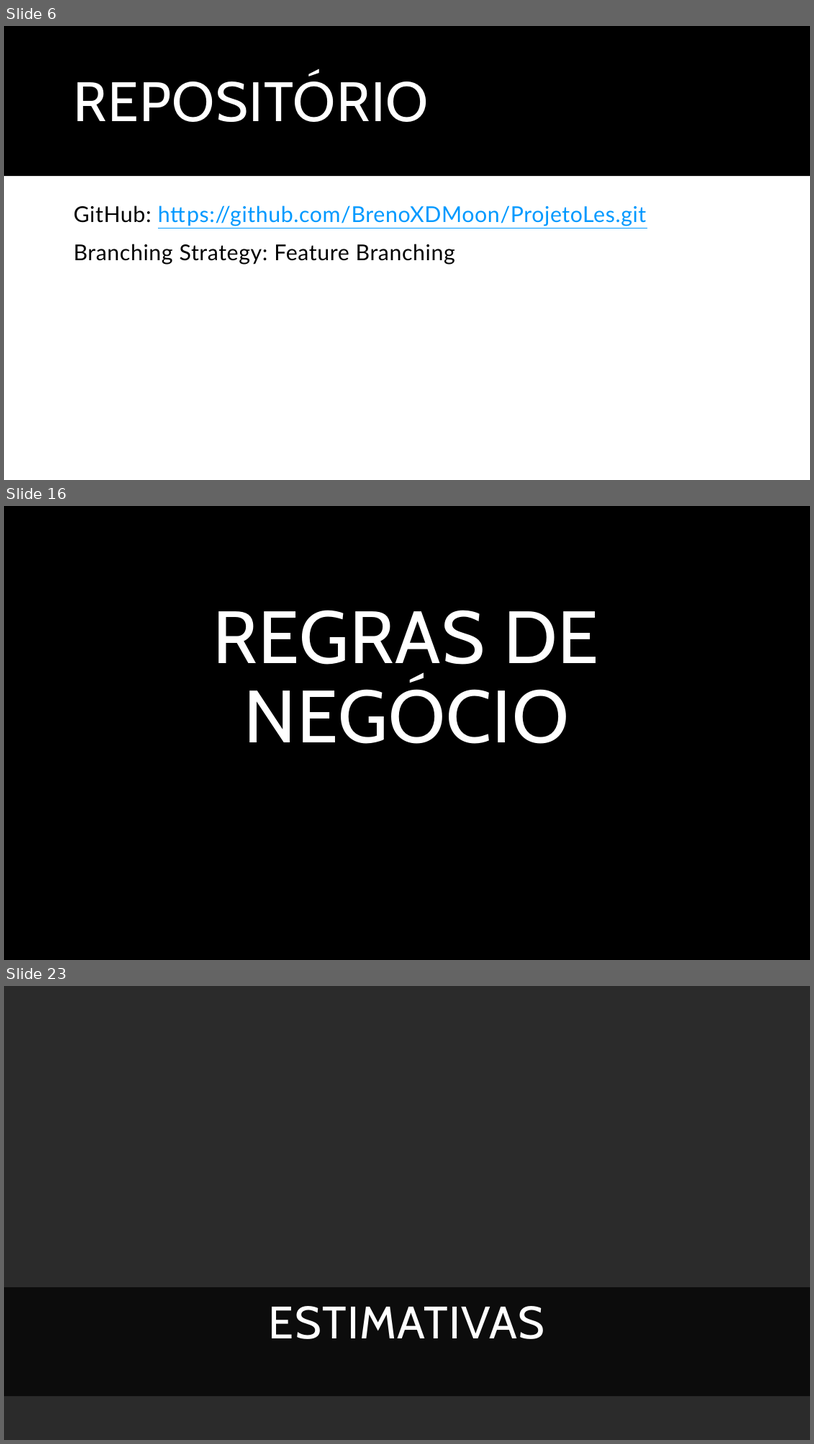
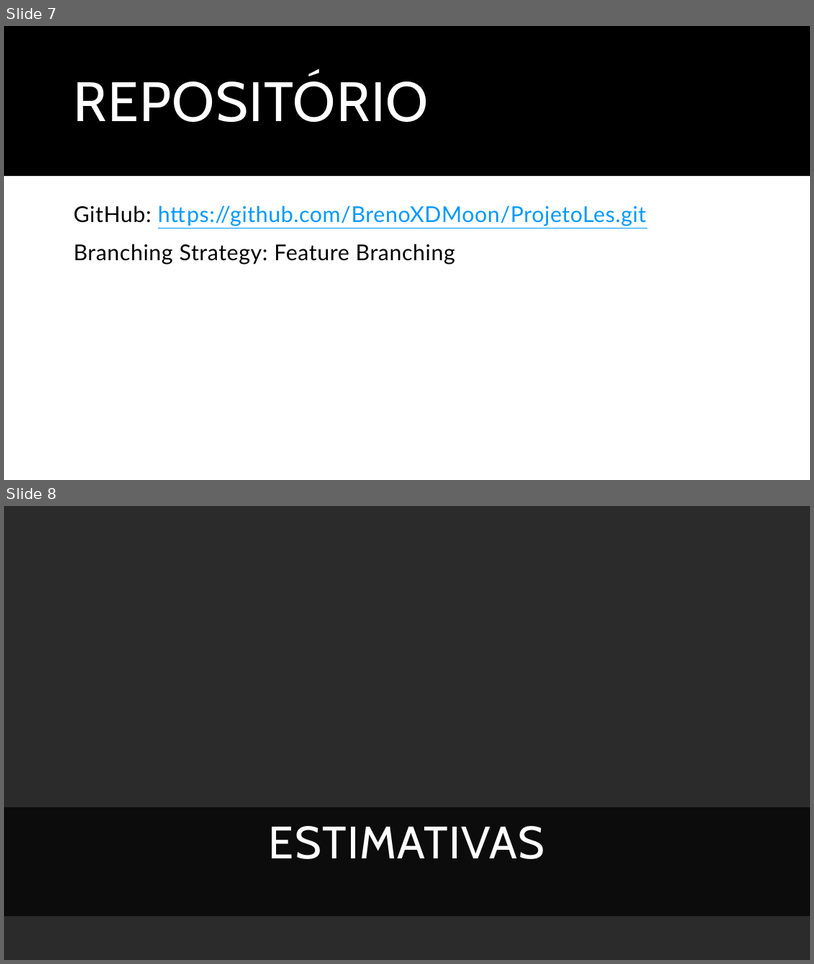
Before and after one commit to BrenoXDMoon/ProjetoLes, a slide deck: Documentos/Trabalho de Lab.pptx. Shown one above the other, each under a label of ours: slides 6, 16 and 23 before the commit, slides 7 and 8 after it; the slides between them are not shown. The pictures are 814x1444 and 814x964 pixels, drawn with LibreOffice and Linux fonts; fonts in the diff are those of the drawing; background and template pictures are left out; a plain dark background stands for a picture behind light text. Boxes give left, top, right and bottom in pixels: in the first picture for what was removed or moved away, otherwise in the second. Text is boxed around its words. In the diff, an @@ line names an element or a change of style, - is before the commit and + after.

```diff
--- a/Documentos/Trabalho de Lab.pptx
+++ b/Documentos/Trabalho de Lab.pptx
@@ slide 16 removed at <box>4,506,810,960</box>, background picture (left out) @@
@@ rectangle removed at <box>4,506,810,656</box> @@
@@ rectangle removed at <box>4,506,810,960</box> @@
@@ title removed at <box>214,610,599,744</box> @@
-REGRAS DE NEGÓCIO
@@ rectangle removed at <box>4,784,810,960</box> @@
@@ what was slide 6 is now slide 7 @@
@@ what was slide 23 is now slide 8 @@
```
Also in this commit, not shown: 2 slides changed, 1 slide added, 15 other slides removed, 10 other files.
